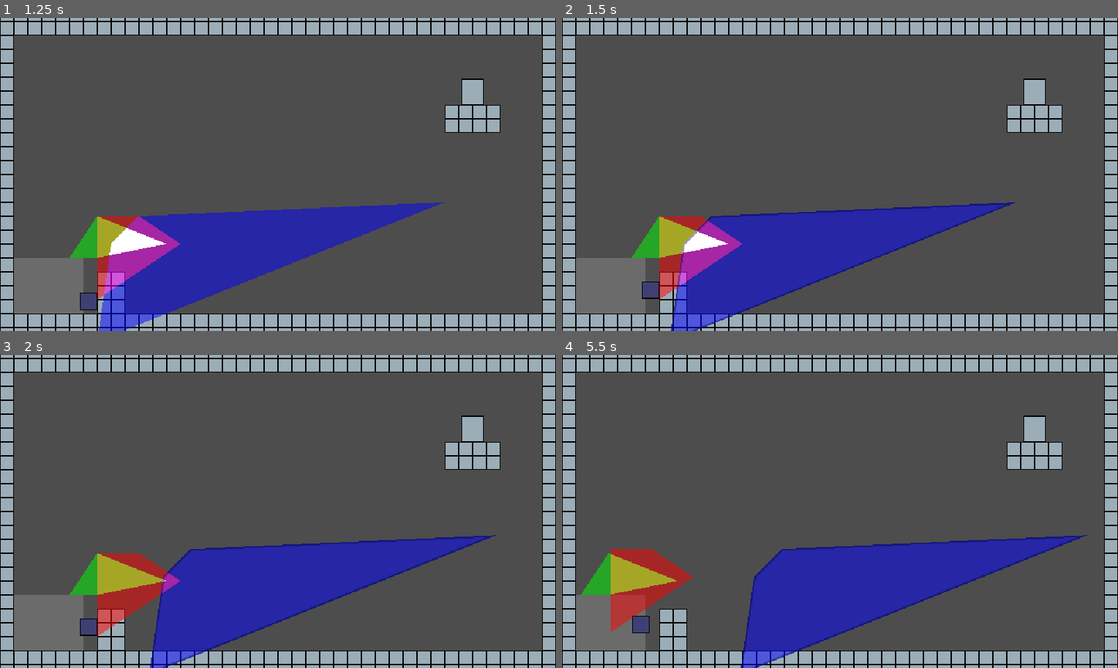
Above: before the commit, frames 1-4 (two rows, left to right).
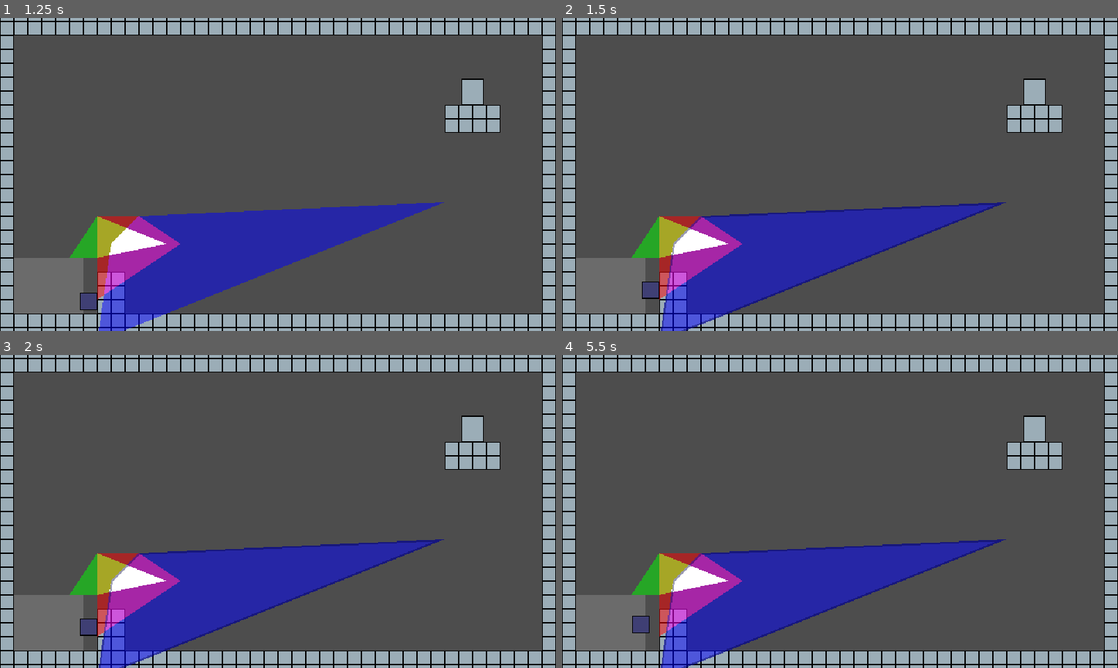
Above: after the commit, the same moments.

Repository: robotmaster/game-off-2026
Game: Godot game, scene res://scenes/rooms/test_room.tscn
The game is run twice, just before and just after one commit, with the same random seed, the same clock (stepped at 60 frames per second) and the same inputs.
Inputs:
- Up to frame 1 (1.25 s): tap Enter at 0.5 s; hold Right (right) from 0.53 s (still down); tap X (switch_edit) at 0.6 s; tap Up (up) at 0.77 s
- Up to frame 2 (1.5 s): keep holding Right (right); tap Space at 1.25 s; tap Z (toggle_play) at 1.35 s
- Up to frame 3 (2 s): keep holding Right (right); tap Up (up) at 1.52 s
- Up to frame 4 (5.5 s): release Right (right) at 2.03 s; hold Left (left) 2.03-2.78 s; tap X (switch_edit) at 2.1, 3.6, 5.1 s; hold Right (right) 2.78-4.28 s; tap Z (toggle_play) at 2.85, 4.35 s; tap Up (up) at 3.02, 3.77, 4.52 s; tap Enter at 3.5 s; tap Space at 4.25 s; hold Left (left) 4.28-5.03 s; hold Right (right) from 5.03 s (still down)

Frame 1 is identical in both runs. In frame 2, 2.0% of the frame differs, in the area x 17-82%, y 58-100%; in frame 3, 7.3%; in frame 4, 13%, in the area x 3-95%, y 57-100%.
Error after the commit: Parse Error: Expected loop variable name after "for". (res://scripts/polygon_parent.gd:15)

Commit message:
setting up polygons centroids

Diff:
--- a/game-off-2026/polygon_tools.gd
+++ b/game-off-2026/polygon_tools.gd
@@ -74,3 +74,18 @@
 		if hit.collider == area:
 			return true
 	return false
+
+func get_polygon_centroid(polygons: Array[PackedVector2Array]) -> Vector2:
+	var sum := Vector2()
+	var divide_sum := 0.0
+	for polygon in polygons:
+		var indices := Geometry2D.triangulate_polygon(polygon)
+		for index in range(0, indices, 3):
+			var a := polygon[index]
+			var b := polygon[index + 1]
+			var c := polygon[index + 2]
+
+
+	if divide_sum == 0:
+		return Vector2()
+	return sum / divide_sum
--- a/game-off-2026/scenes/room.tscn
+++ b/game-off-2026/scenes/room.tscn
@@ -5,7 +5,7 @@
 [ext_resource type="Shader" uid="uid://cjm23hkbawsvx" path="res://shaders/polygons.gdshader" id="3_jn645"]
 [ext_resource type="Shader" uid="uid://ct4ttth4kqu8l" path="res://shaders/polygon_move_area.gdshader" id="3_qtoah"]
 [ext_resource type="Script" uid="uid://crn75i0wmp5it" path="res://scripts/generate_collision_shapes_of_children.gd" id="3_ybpoa"]
-[ext_resource type="Script" uid="uid://dfwyfvy5mmhq0" path="res://scripts/polygons.gd" id="4_jxe34"]
+[ext_resource type="Script" uid="uid://dfwyfvy5mmhq0" path="res://scripts/set_polygon_colors.gd" id="4_jxe34"]
 [ext_resource type="PackedScene" uid="uid://dxg36kacwicgt" path="res://scenes/player.tscn" id="4_qvc4m"]
 [ext_resource type="PackedScene" uid="uid://yprk1w2gy2vs" path="res://scenes/exit.tscn" id="5_jn645"]
 [ext_resource type="Script" uid="uid://ck3epd51kkhqq" path="res://scripts/polygon_parent.gd" id="5_qvc4m"]
--- a/game-off-2026/scenes/rooms/room3.tscn
+++ b/game-off-2026/scenes/rooms/room3.tscn
@@ -10,19 +10,34 @@
 [node name="Polygon2D" type="Polygon2D" parent="SpecialElements/PolygonMoveArea/Visuals" parent_id_path=PackedInt32Array(1923202154) index="0" unique_id=494434493]
 polygon = PackedVector2Array(-256, 160, -256, 96, -304, 96, -304, 160)
 
-[node name="Polygon2D" type="Polygon2D" parent="MainPolygons/PolygonCanvas/Red" parent_id_path=PackedInt32Array(349891011) index="0" unique_id=1621396020]
+[node name="Red" parent="MainPolygons/PolygonCanvas" parent_id_path=PackedInt32Array(1378756590) index="0" unique_id=349891011]
+moving_allowed = null
+rotating_allowed = null
+scaling_allowed = null
+
+[node name="Polygon2D" type="Polygon2D" parent="MainPolygons/PolygonCanvas/Red" index="0" unique_id=1621396020]
 use_parent_material = true
 position = Vector2(0, -48)
 color = Color(1, 0, 0, 1)
 polygon = PackedVector2Array(192, -48, 192, -16, -240, 176, -240, 144)
 
-[node name="Polygon2D" type="Polygon2D" parent="MainPolygons/PolygonCanvas/Blue" parent_id_path=PackedInt32Array(1709256072) index="0" unique_id=1219641244]
+[node name="Blue" parent="MainPolygons/PolygonCanvas" parent_id_path=PackedInt32Array(1378756590) index="1" unique_id=1709256072]
+moving_allowed = null
+rotating_allowed = null
+scaling_allowed = null
+
+[node name="Polygon2D" type="Polygon2D" parent="MainPolygons/PolygonCanvas/Blue" index="0" unique_id=1219641244]
 use_parent_material = true
 position = Vector2(0, -48)
 color = Color(0, 0, 1, 1)
 polygon = PackedVector2Array(192, 0, 192, 32, -240, 224, -240, 192)
 
-[node name="Polygon2D" type="Polygon2D" parent="MainPolygons/PolygonCanvas/Green" parent_id_path=PackedInt32Array(737133991) index="0" unique_id=1848403671]
+[node name="Green" parent="MainPolygons/PolygonCanvas" parent_id_path=PackedInt32Array(1378756590) index="2" unique_id=737133991]
+moving_allowed = null
+rotating_allowed = null
+scaling_allowed = null
+
+[node name="Polygon2D" type="Polygon2D" parent="MainPolygons/PolygonCanvas/Green" index="0" unique_id=1848403671]
 use_parent_material = true
 position = Vector2(0, -48)
 scale = Vector2(1, 1.0769231)
--- a/game-off-2026/scripts/polygon_parent.gd
+++ b/game-off-2026/scripts/polygon_parent.gd
@@ -1,6 +1,9 @@
 extends Node2D
 
 @export var Room : RoomRoot
+@export var moving_allowed := false
+@export var rotating_allowed := false
+@export var scaling_allowed := false
 
 const POLYGON_MOVE_SPEED = 100
 
@@ -9,4 +12,6 @@
 		_move_polygon(delta)
 
 func _move_polygon(delta: float) -> void:
+	for
+	print(PolygonTools.get_polygon_centroid())
 	global_position += Input.get_vector("left", "right", "up", "down") * delta * POLYGON_MOVE_SPEED
--- a/game-off-2026/scripts/room.gd
+++ b/game-off-2026/scripts/room.gd
@@ -98,6 +98,9 @@
 
 	return overlap
 
+
+
+
 func get_current_polygon_editing() -> Node2D:
 	if not is_editing:
 		return null
Renamed: game-off-2026/scripts/polygons.gd -> game-off-2026/scripts/set_polygon_colors.gd
Renamed: game-off-2026/scripts/polygons.gd.uid -> game-off-2026/scripts/set_polygon_colors.gd.uid
